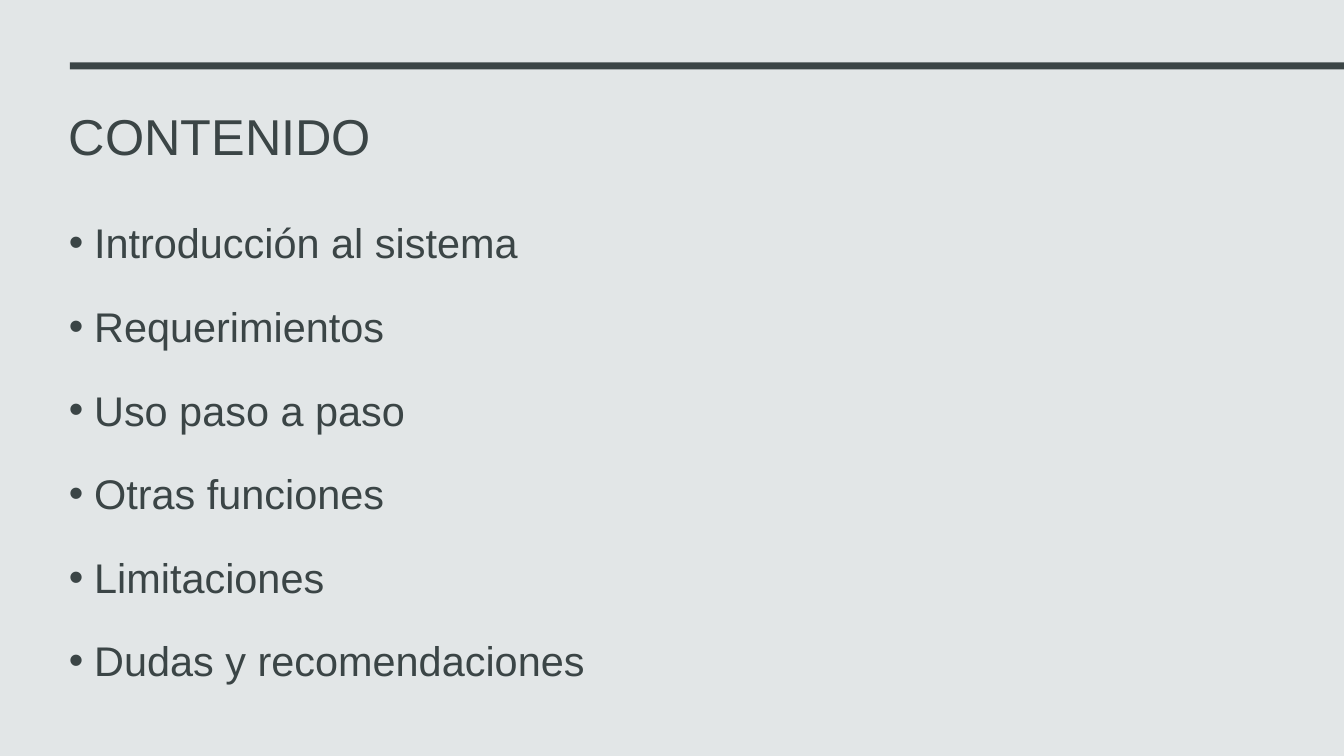
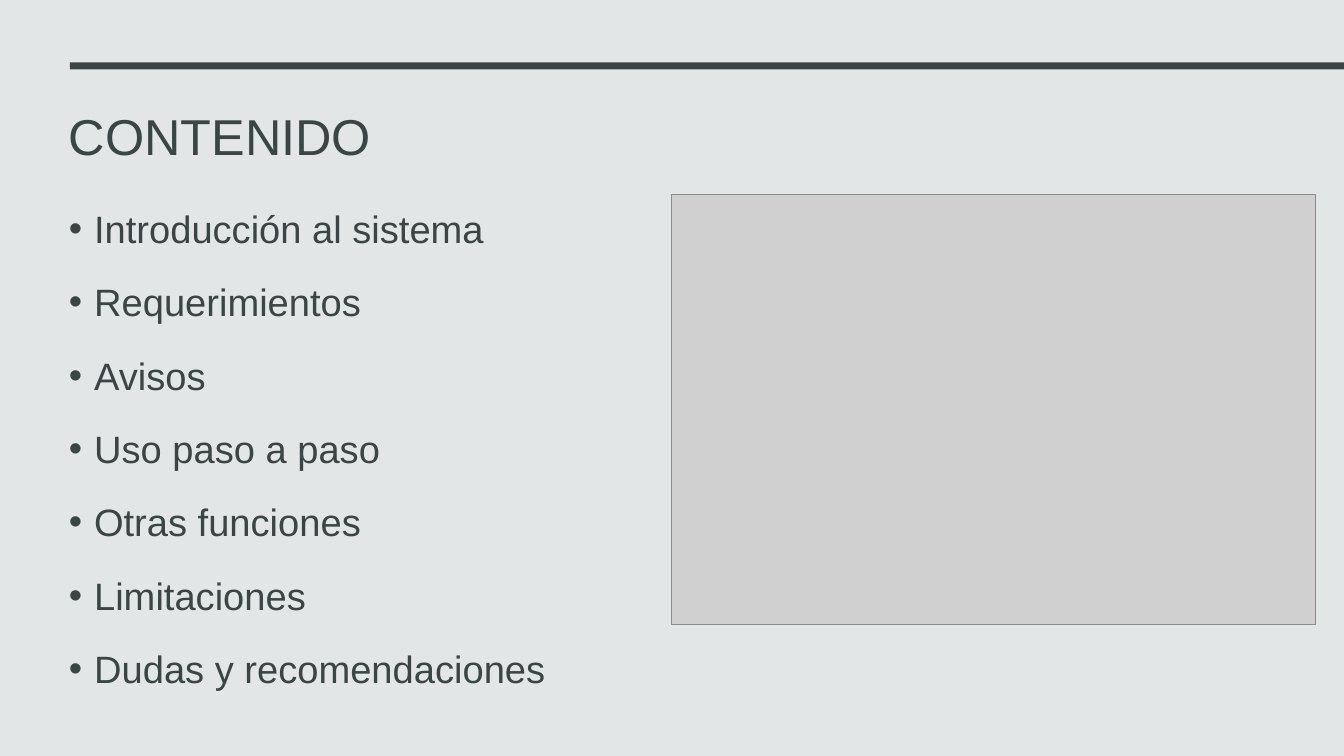
Before and after one commit to AniMuoz/Practica-2, a slide deck: slide 2 of manual de uso/capacitacion/Capacitacion sistema de inventario.pptx. Drawn at 1344x756 pixels with LibreOffice and Linux fonts; fonts in the diff are those of the drawing; grey boxes stand for pictures. Boxes give left, top, right and bottom in pixels: in the first picture for what was removed or moved away, otherwise in the second. Text is boxed around its words. In the diff, an @@ line names an element or a change of style, - is before the commit and + after.

```diff
--- a/manual de uso/capacitacion/Capacitacion sistema de inventario.pptx
+++ b/manual de uso/capacitacion/Capacitacion sistema de inventario.pptx
@@ picture added at <box>673,195,1317,624</box> @@
@@ text at <box>94,215,545,691</box>: size 29.6 to 27.2 pt; line spacing 1.4 to 1.3 @@
@@ text at <box>94,362,206,391</box>: paragraph added @@
+• Avisos
```
Also in this commit, not shown: 5 other slides changed, 1 slide added, 8 other files.
